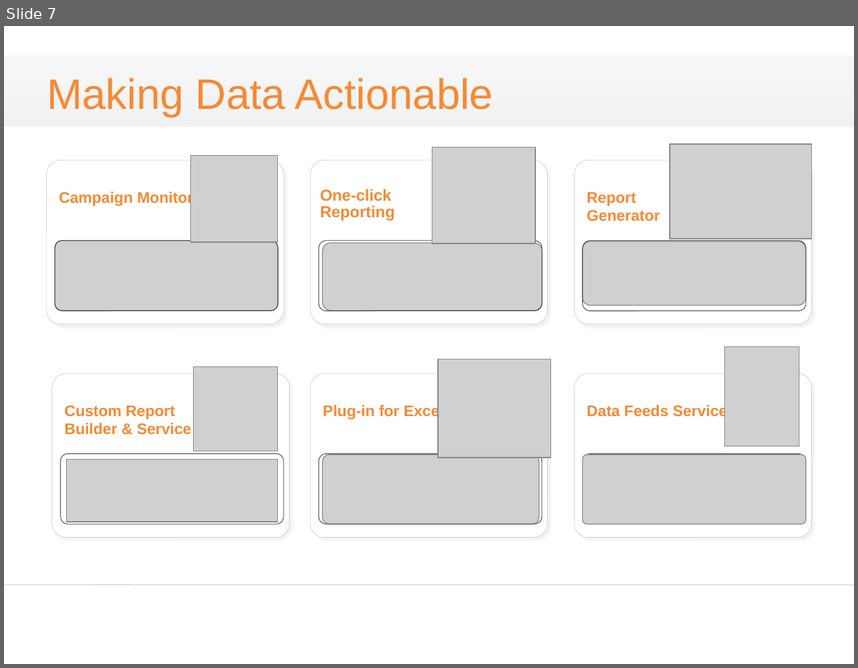
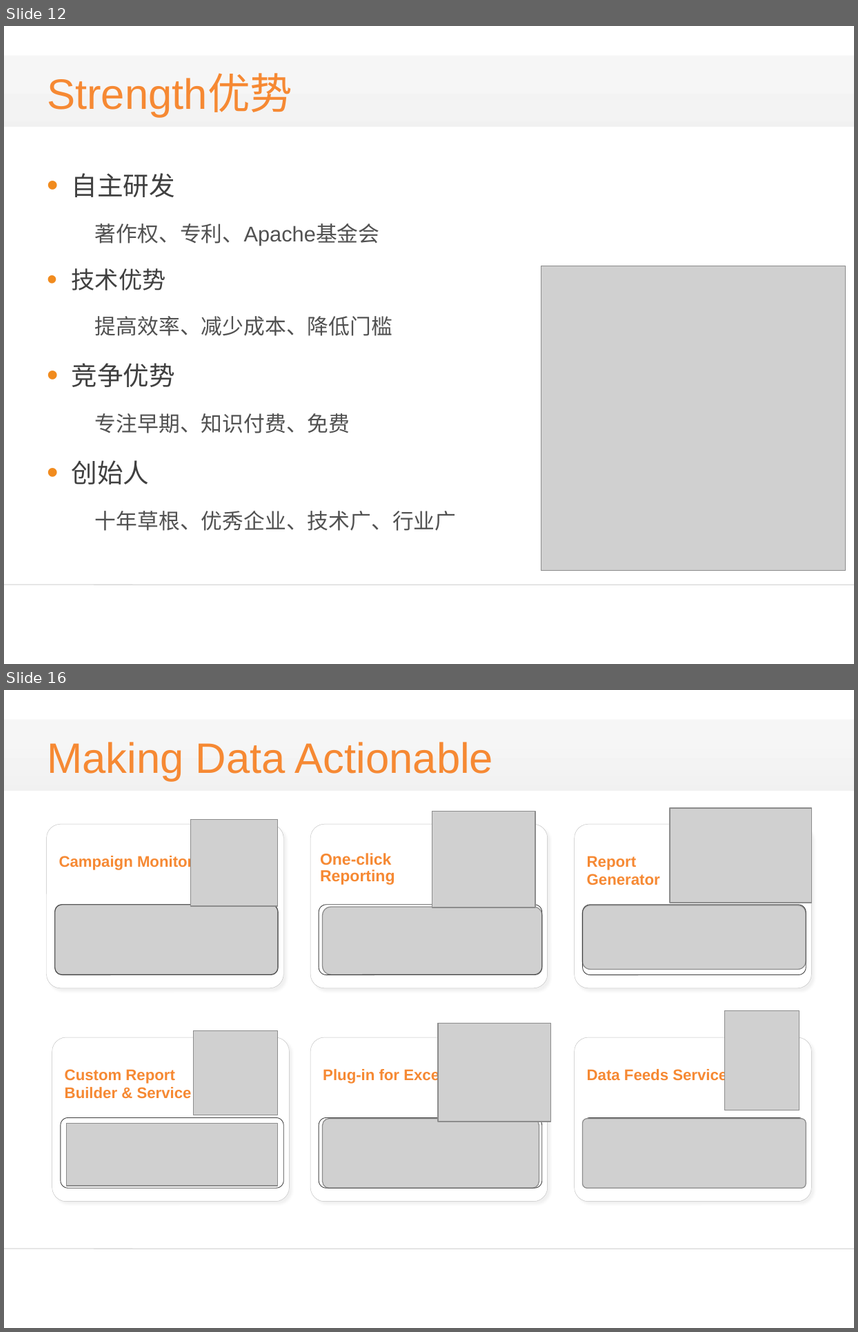
Before and after one commit to alucard263096/BP, a slide deck: bp3.pptx. Shown one above the other, each under a label of ours: slide 7 before the commit, slides 12 and 16 after it; the slides between them are not shown. The pictures are 858x668 and 858x1332 pixels, drawn with LibreOffice and Linux fonts; fonts in the diff are those of the drawing; grey boxes stand for pictures; background and template pictures are left out. Boxes give left, top, right and bottom in pixels: in the first picture for what was removed or moved away, otherwise in the second. Text is boxed around its words. In the diff, an @@ line names an element or a change of style, - is before the commit and + after.

```diff
--- a/bp3.pptx
+++ b/bp3.pptx
@@ slide 12 added at bbox=[4, 26, 854, 664], background #FFFFFF; not listed: 1 template element that a slide beside it also shows @@
@@ rectangle added at bbox=[4, 56, 854, 126], fill gradient #141414 @@
@@ title added at bbox=[47, 75, 292, 117], 36 pt, text #F68933 @@
+Strength优势
@@ text added at bbox=[72, 173, 457, 530], 18 pt, text #515151 @@
+• 自主研发
+  著作权、专利、Apache基金会
+• 技术优势
+  提高效率、减少成本、降低门槛
+• 竞争优势
+  专注早期、知识付费、免费
+• 创始人
+  十年草根、优秀企业、技术广、行业广
@@ picture added at bbox=[542, 265, 846, 570] @@
@@ what was slide 7 is now slide 16 @@
```
Also in this commit, not shown: 12 slides changed, 9 other slides added, 2 slides removed.
